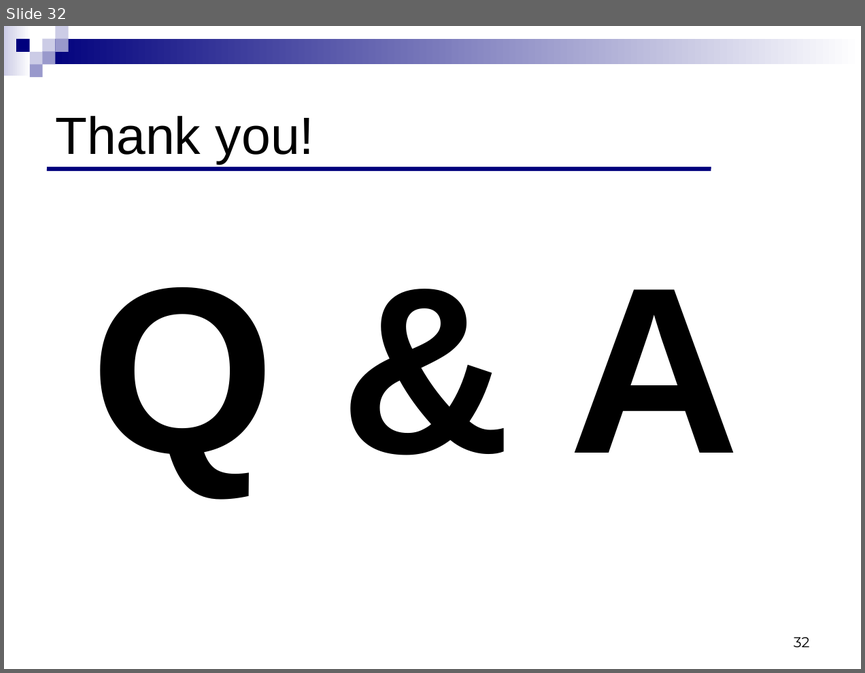
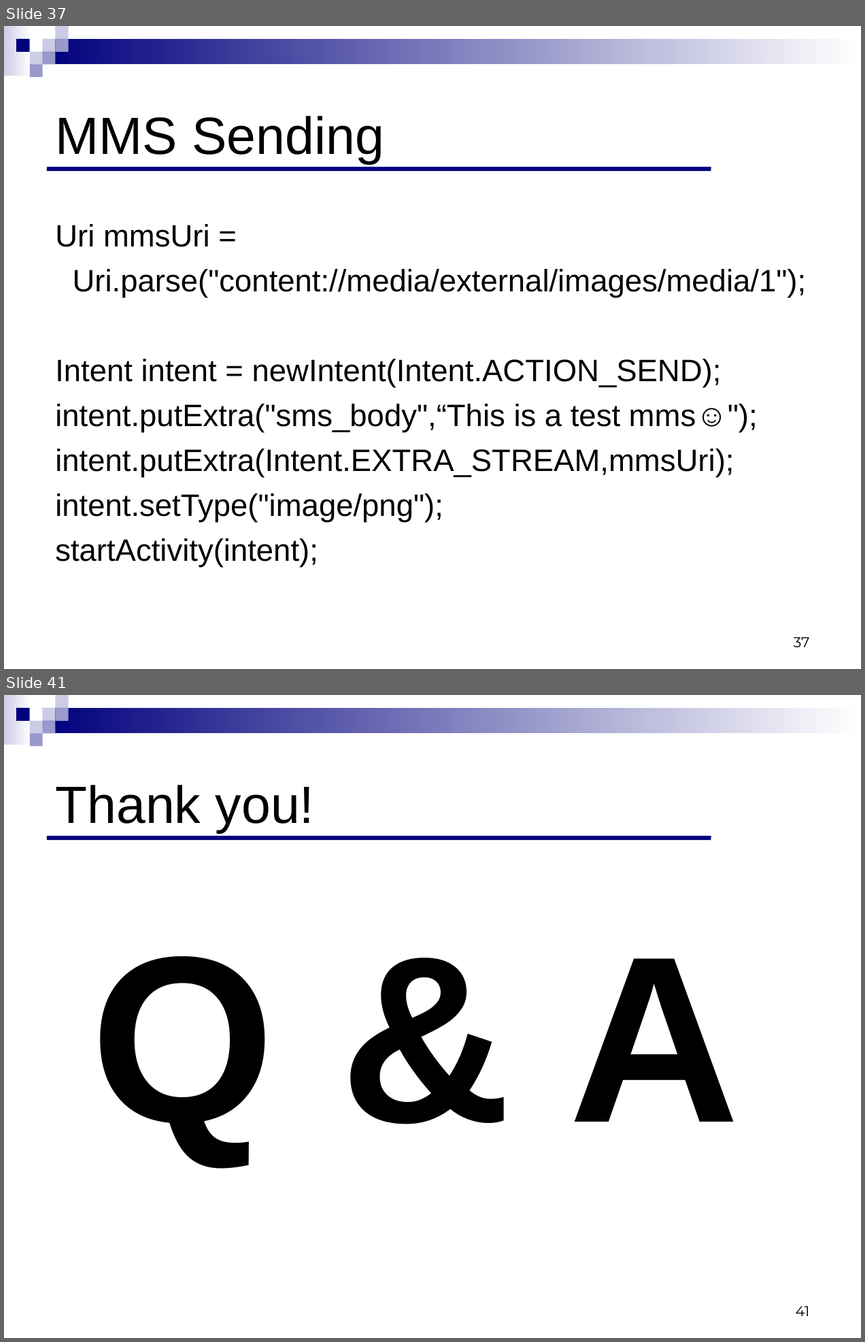
Before and after one commit to ndavidor/SmsTelephony, a slide deck: Telephony&SMS.ppt. Shown one above the other, each under a label of ours: slide 32 before the commit, slides 37 and 41 after it; the slides between them are not shown. The pictures are 865x673 and 865x1342 pixels, drawn with LibreOffice and Linux fonts; fonts in the diff are those of the drawing. Boxes give left, top, right and bottom in pixels: in the first picture for what was removed or moved away, otherwise in the second. Text is boxed around its words. In the diff, an @@ line names an element or a change of style, - is before the commit and + after.

```diff
--- a/Telephony&SMS.ppt
+++ b/Telephony&SMS.ppt
@@ slide 37 added at <box>4,26,861,669</box>, background #FFFFFF; not listed: 9 template elements that a slide beside it also shows @@
@@ title added at <box>56,116,383,164</box>, 44 pt, text #000000 @@
+MMS Sending
@@ line added from (47, 169) to (711, 169), #00007D 3.49 pt @@
@@ text added at <box>55,224,806,567</box>, 26 pt, text #000000 @@
+Uri mmsUri =
+Uri.parse("content://media/external/images/media/1");
+Intent intent = newIntent(Intent.ACTION_SEND);
+intent.putExtra("sms_body",“This is a test mms☺");
+intent.putExtra(Intent.EXTRA_STREAM,mmsUri);
+intent.setType("image/png");
+startActivity(intent);
@@ page number added at <box>793,637,810,647</box>, 12 pt, text #000000 @@
+37
@@ what was slide 32 is now slide 41 @@
@@ page number at <box>796,1306,810,1316</box>: text changed @@
-32
+41
```
Also in this commit, not shown: 21 slides changed, 8 other slides added.
